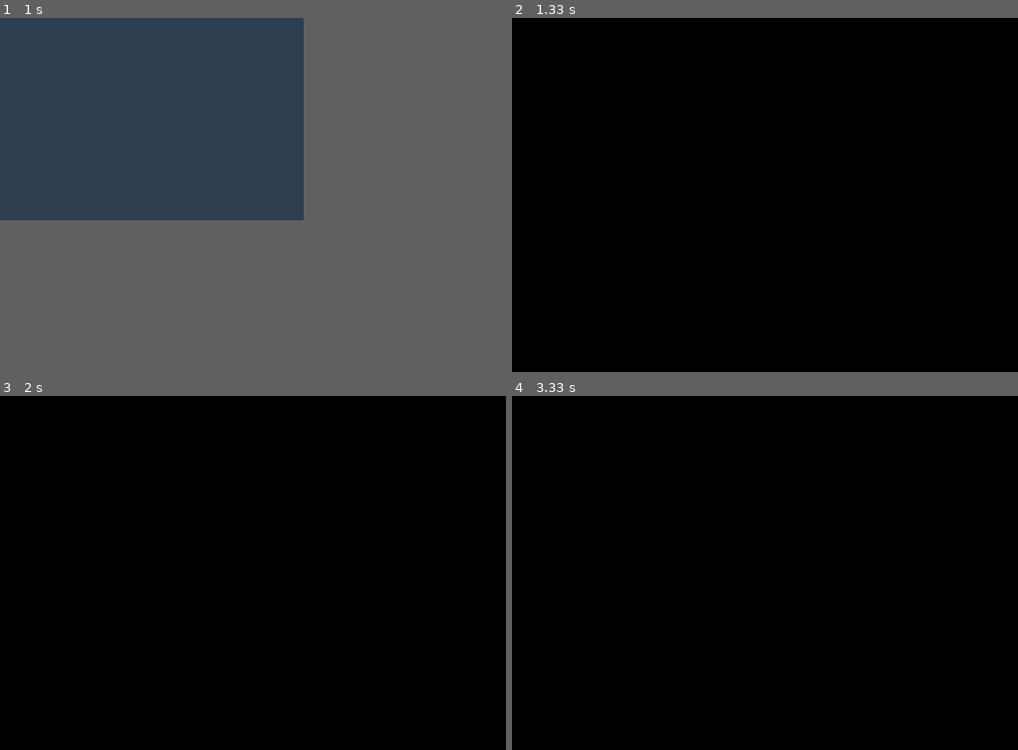
Above: before the commit, frames 1-4 (two rows, left to right).
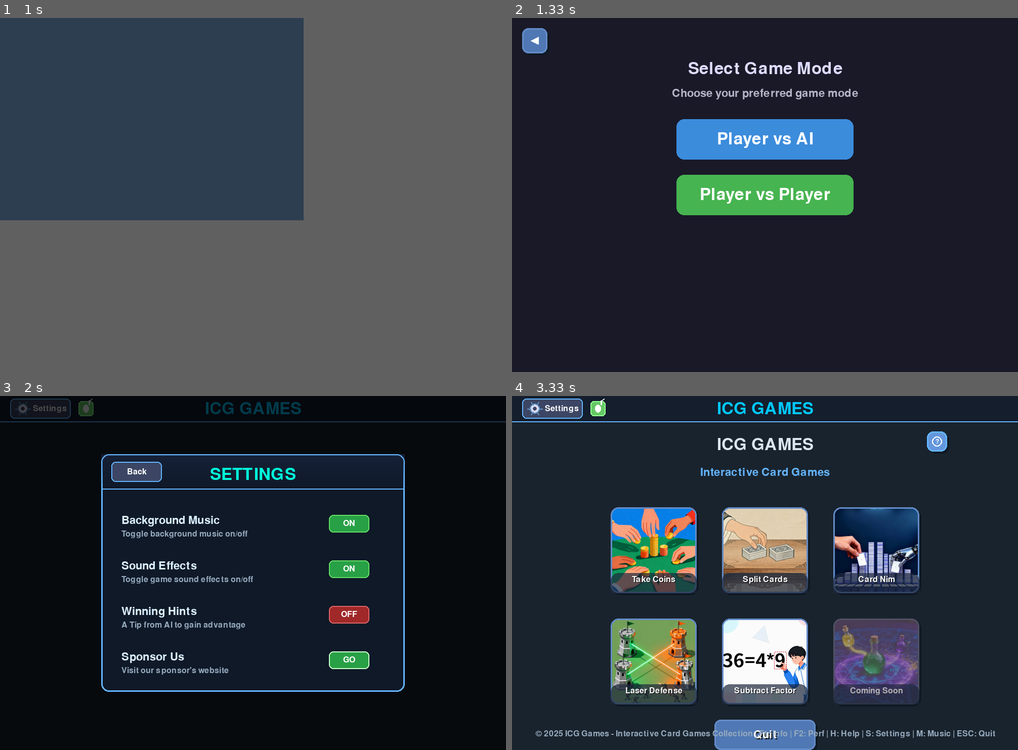
Above: after the commit, the same moments.

Repository: JieteXue/ICG-Games
Game: pygame game, started from src/main.py
The game is run twice, just before and just after one commit, with the same random seed, the same clock (stepped at 60 frames per second) and the same inputs.
Inputs (mouse positions are in pixels of both pictures, inside the frame that each line leads up to):
- Up to frame 1 (1 s): tap Space at 0.33 s; tap Enter at 0.67 s
- Up to frame 2 (1.33 s): click (694, 163) at 1.05 s
- Up to frame 3 (2 s): press the mouse at (20, 417) at 1.37 s; move the mouse to (50, 452) at 1.47 s; release the mouse at (80, 488) at 1.6 s; tap S at 1.67 s
- Up to frame 4 (3.33 s): tap S at 2 s; hold M 2.33-2.8 s; tap Enter at 2.88 s; click (937, 442) at 3.27 s

Frame 1 is identical in both runs. In frame 2, 100% of the frame differs, in the area x 0-100%, y 0-100%; in frame 3, 42%; in frame 4, 100%.

Commit message:
Mainmenuchange

Diff:
--- a/configs/preferences.json
+++ b/configs/preferences.json
@@ -7,7 +7,7 @@
   "language": "en",
   "autosave": true,
   "winning_hints": false,
-  "music_enabled": false,
+  "music_enabled": true,
   "selected_music": 1,
   "unlocked_music": [
     0,
--- a/src/ui/components/settings_panel.py
+++ b/src/ui/components/settings_panel.py
@@ -10,9 +10,10 @@
 class SettingsPanel:
     """Settings panel overlay for game configuration"""
 
-    def __init__(self, screen, font_manager):
+    def __init__(self, screen, font_manager, music_manager=None):  # 添加music_manager参数
         self.screen = screen
         self.font_manager = font_manager
+        self.music_manager = music_manager  # 保存music_manager引用
         self.visible = False
 
         self.config_manager = config_manager
@@ -112,11 +113,16 @@
     def toggle_visibility(self):
         """Toggle the visibility of the settings panel"""
         self.visible = not self.visible
+        if self.visible:
+            # 当显示面板时刷新设置状态
+            self.refresh_settings_from_config()
         return "settings" if self.visible else "back_from_settings"
 
     def show(self):
         """Show the settings panel"""
         self.visible = True
+        # 当显示面板时刷新设置状态
+        self.refresh_settings_from_config()
 
     def hide(self):
         """Hide the settings panel"""
@@ -144,27 +150,37 @@
                     button.toggle()
 
                     # Update the setting value
-                    if i == 0:
+                    if i == 0:  # 背景音乐按钮
                         self.settings['background_music'] = button.is_on
-                        # 关键修改：立即保存到配置文件
+
+                        # 关键修改：立即调用music_manager开关音乐
+                        if self.music_manager:
+                            # 调用toggle_music方法切换音乐状态
+                            new_state = self.music_manager.toggle_music()
+                            # 确保按钮状态与music_manager同步
+                            button.set_state(new_state)
+                            print(f"Background music toggled via music_manager: {new_state}")
+
+                        # 同时保存到配置文件
                         try:
                             prefs = self.config_manager.get_user_preferences()
                             prefs.music_enabled = button.is_on
                             self.config_manager.update_user_preferences(prefs)
-                            print(f"Background music saved to config: {button.is_on}")  # 调试信息
+                            print(f"Background music saved to config: {button.is_on}")
                         except Exception as e:
                             print(f"Error saving background music to config: {e}")
+
                     elif i == 1:
                         self.settings['sound_effects'] = button.is_on
-                    elif i == 2:
+
+                    elif i == 2:  # Winning hints按钮
                         self.settings['winning_hints'] = button.is_on
-
-                        # 关键修改：立即保存到配置文件
+                        # 立即保存到配置文件
                         try:
                             prefs = self.config_manager.get_user_preferences()
                             prefs.winning_hints = button.is_on
                             self.config_manager.update_user_preferences(prefs)
-                            print(f"Winning hints saved to config: {button.is_on}")  # 调试信息
+                            print(f"Winning hints saved to config: {button.is_on}")
                         except Exception as e:
                             print(f"Error saving winning hints to config: {e}")
 
@@ -341,11 +357,10 @@
     def save_settings_to_config(self):
         """保存设置到配置管理器"""
         try:
-            from utils.config_manager import config_manager
-            prefs = config_manager.get_user_preferences()
+            prefs = self.config_manager.get_user_preferences()
             prefs.music_enabled = self.settings.get('background_music', True)
             prefs.winning_hints = self.settings.get('winning_hints', False)
-            config_manager.update_user_preferences(prefs)
+            self.config_manager.update_user_preferences(prefs)
         except Exception as e:
             print(f"Error saving settings to config: {e}")
 
@@ -358,6 +373,14 @@
         self.settings.update(settings)
 
         # 关键修改：当从外部设置时，也更新配置文件
+        if 'background_music' in settings:
+            # 同时更新music_manager状态
+            if self.music_manager:
+                current_state = self.music_manager.is_music_enabled()
+                if current_state != settings['background_music']:
+                    # 状态不一致，调用toggle_music切换
+                    self.music_manager.toggle_music()
+
         if 'winning_hints' in settings:
             try:
                 prefs = self.config_manager.get_user_preferences()
@@ -372,8 +395,15 @@
                 self.setting_buttons[i].set_state(value)
 
     def refresh_settings_from_config(self):
-        """从配置文件刷新设置"""
+        """从配置文件刷新设置，并同步music_manager状态"""
         self.settings = self._load_settings_from_config()
+
+        # 确保按钮状态与实际音乐状态一致
+        if self.music_manager:
+            actual_music_state = self.music_manager.is_music_enabled()
+            self.settings['background_music'] = actual_music_state
+            print(f"Refreshed settings: music state from music_manager = {actual_music_state}")
+
         self.set_settings(self.settings)
 
 
--- /dev/null
+++ b/src/ui/components/topbar.py
@@ -0,0 +1,217 @@
+"""
+TopBar Component for Main Menu
+顶部工具栏，包含设置按钮等
+"""
+
+import pygame
+from utils.constants import *
+
+class TopBar:
+    """顶部工具栏，显示在主菜单左上角"""
+
+    def __init__(self, screen, font_manager, music_manager=None):
+        self.screen = screen
+        self.font_manager = font_manager
+        self.music_manager = music_manager
+
+        # 顶部工具栏尺寸
+        self.height = 50
+        self.width = SCREEN_WIDTH
+
+        # 设置按钮
+        button_width = 120
+        button_height = 40
+        self.settings_button_rect = pygame.Rect(
+            20,  # 左边距
+            5,   # 上边距
+            button_width,
+            button_height
+        )
+
+        # 音乐状态指示器
+        self.music_indicator_rect = pygame.Rect(
+            self.settings_button_rect.right + 15,
+            10,
+            30,
+            30
+        )
+
+        # 设置面板引用（由外部传入）
+        self.settings_panel = None
+
+    def set_settings_panel(self, settings_panel):
+        """设置settings_panel引用"""
+        self.settings_panel = settings_panel
+
+    def handle_event(self, event, mouse_pos):
+        """处理事件"""
+        if event.type == pygame.MOUSEBUTTONDOWN and event.button == 1:
+            # 检查设置按钮
+            if self.settings_button_rect.collidepoint(mouse_pos):
+                if self.settings_panel:
+                    self.settings_panel.show()
+                    return "open_settings"
+                else:
+                    print("⚠️ Settings panel not set for TopBar")
+
+            # 检查音乐状态指示器（点击可快速切换音乐）
+            if self.music_indicator_rect.collidepoint(mouse_pos):
+                if self.music_manager:
+                    new_state = self.music_manager.toggle_music()
+                    print(f"🎵 Music toggled from TopBar: {new_state}")
+                    return "music_toggled"
+
+        return None
+
+    def draw(self):
+        """绘制顶部工具栏"""
+        # 绘制背景
+        topbar_rect = pygame.Rect(0, 0, self.width, self.height)
+        pygame.draw.rect(self.screen, (20, 30, 45), topbar_rect)
+
+        # 绘制底部分隔线
+        pygame.draw.line(self.screen, ACCENT_COLOR,
+                        (0, self.height),
+                        (self.width, self.height), 2)
+
+        # 绘制设置按钮
+        self._draw_settings_button()
+
+        # 绘制音乐状态指示器
+        self._draw_music_indicator()
+
+        # 绘制标题
+        self._draw_title()
+
+    def _draw_settings_button(self):
+        """绘制设置按钮"""
+        mouse_pos = pygame.mouse.get_pos()
+        is_hovered = self.settings_button_rect.collidepoint(mouse_pos)
+
+        # 按钮颜色
+        button_color = BUTTON_HOVER_COLOR if is_hovered else (60, 70, 100)
+
+        # 绘制按钮背景
+        pygame.draw.rect(self.screen, button_color, self.settings_button_rect, border_radius=8)
+        pygame.draw.rect(self.screen, ACCENT_COLOR, self.settings_button_rect, 2, border_radius=8)
+
+        # 绘制齿轮图标
+        gear_center_x = self.settings_button_rect.left + 25
+        gear_center_y = self.settings_button_rect.centery
+        self._draw_gear_icon(gear_center_x, gear_center_y)
+
+        # 绘制"Settings"文字
+        settings_text = self.font_manager.small.render("Settings", True, (255, 255, 255))
+        text_x = self.settings_button_rect.left + 45
+        text_y = self.settings_button_rect.centery - settings_text.get_height() // 2
+        self.screen.blit(settings_text, (text_x, text_y))
+
+        # 悬停提示
+        if is_hovered:
+            tooltip = self.font_manager.small.render("Game settings", True, (200, 220, 255))
+            tooltip_rect = tooltip.get_rect(midleft=(self.settings_button_rect.right + 10,
+                                                    self.settings_button_rect.centery))
+            pygame.draw.rect(self.screen, (40, 50, 70),
+                           (tooltip_rect.x - 5, tooltip_rect.y - 3,
+                            tooltip_rect.width + 10, tooltip_rect.height + 6),
+                           border_radius=4)
+            pygame.draw.rect(self.screen, (100, 150, 200),
+                           (tooltip_rect.x - 5, tooltip_rect.y - 3,
+                            tooltip_rect.width + 10, tooltip_rect.height + 6),
+                           1, border_radius=4)
+            self.screen.blit(tooltip, tooltip_rect)
+
+    def _draw_gear_icon(self, center_x, center_y):
+        """绘制齿轮图标"""
+        # 绘制齿轮外圈
+        radius = 10
+        pygame.draw.circle(self.screen, (220, 220, 240), (center_x, center_y), radius)
+        pygame.draw.circle(self.screen, (100, 150, 200), (center_x, center_y), radius, 2)
+
+        # 绘制齿轮齿
+        for i in range(6):
+            angle = i * 60  # 60度间隔
+            x1 = center_x + (radius-2) * pygame.math.Vector2(1, 0).rotate(angle).x
+            y1 = center_y + (radius-2) * pygame.math.Vector2(1, 0).rotate(angle).y
+            x2 = center_x + (radius+5) * pygame.math.Vector2(1, 0).rotate(angle).x
+            y2 = center_y + (radius+5) * pygame.math.Vector2(1, 0).rotate(angle).y
+            pygame.draw.line(self.screen, (100, 150, 200), (x1, y1), (x2, y2), 2)
+
+        # 绘制中心孔
+        pygame.draw.circle(self.screen, (60, 70, 100), (center_x, center_y), 4)
+
+    def _draw_music_indicator(self):
+        """绘制音乐状态指示器"""
+        mouse_pos = pygame.mouse.get_pos()
+        is_hovered = self.music_indicator_rect.collidepoint(mouse_pos)
+
+        # 根据音乐状态选择颜色
+        if self.music_manager and self.music_manager.is_music_enabled():
+            indicator_color = (100, 200, 100)  # 绿色表示音乐开启
+            border_color = (150, 255, 150)
+        else:
+            indicator_color = (200, 100, 100)  # 红色表示音乐关闭
+            border_color = (255, 150, 150)
+
+        # 绘制指示器
+        pygame.draw.rect(self.screen, indicator_color, self.music_indicator_rect, border_radius=6)
+        pygame.draw.rect(self.screen, border_color, self.music_indicator_rect, 2, border_radius=6)
+
+        # 绘制音符图标
+        if self.music_manager and self.music_manager.is_music_enabled():
+            self._draw_music_note(self.music_indicator_rect.centerx,
+                                 self.music_indicator_rect.centery)
+        else:
+            self._draw_music_off(self.music_indicator_rect.centerx,
+                                self.music_indicator_rect.centery)
+
+        # 悬停提示
+        if is_hovered:
+            status = "ON" if (self.music_manager and self.music_manager.is_music_enabled()) else "OFF"
+            tooltip = self.font_manager.small.render(f"Click to toggle music ({status})",
+                                                    True, (200, 220, 255))
+            tooltip_rect = tooltip.get_rect(midleft=(self.music_indicator_rect.right + 10,
+                                                    self.music_indicator_rect.centery))
+            pygame.draw.rect(self.screen, (40, 50, 70),
+                           (tooltip_rect.x - 5, tooltip_rect.y - 3,
+                            tooltip_rect.width + 10, tooltip_rect.height + 6),
+                           border_radius=4)
+            pygame.draw.rect(self.screen, (100, 150, 200),
+                           (tooltip_rect.x - 5, tooltip_rect.y - 3,
+                            tooltip_rect.width + 10, tooltip_rect.height + 6),
+                           1, border_radius=4)
+            self.screen.blit(tooltip, tooltip_rect)
+
+    def _draw_music_note(self, center_x, center_y):
+        """绘制音符图标（音乐开启状态）"""
+        # 绘制音符主体
+        note_rect = pygame.Rect(center_x - 6, center_y - 8, 12, 16)
+        pygame.draw.ellipse(self.screen, (255, 255, 255), note_rect)
+
+        # 绘制音符杆
+        pygame.draw.line(self.screen, (255, 255, 255),
+                        (center_x + 6, center_y - 8),
+                        (center_x + 6, center_y - 16), 3)
+
+        # 绘制音符旗
+        pygame.draw.line(self.screen, (255, 255, 255),
+                        (center_x + 6, center_y - 16),
+                        (center_x + 12, center_y - 20), 2)
+
+    def _draw_music_off(self, center_x, center_y):
+        """绘制静音图标（音乐关闭状态）"""
+        # 绘制音符主体（灰色）
+        note_rect = pygame.Rect(center_x - 6, center_y - 8, 12, 16)
+        pygame.draw.ellipse(self.screen, (150, 150, 150), note_rect)
+
+        # 绘制禁止符号
+        pygame.draw.line(self.screen, (255, 100, 100),
+                        (center_x - 8, center_y - 8),
+                        (center_x + 8, center_y + 8), 3)
+
+    def _draw_title(self):
+        """绘制标题"""
+        title_text = self.font_manager.large.render("ICG GAMES", True, (0, 200, 255))
+        title_x = SCREEN_WIDTH // 2 - title_text.get_width() // 2
+        title_y = self.height // 2 - title_text.get_height() // 2
+        self.screen.blit(title_text, (title_x, title_y))
--- a/src/ui/menus.py
+++ b/src/ui/menus.py
@@ -16,6 +16,9 @@
 from utils.performance_monitor import performance_monitor, PerformanceProfiler
 from utils.optimization_tools import optimize_game_performance, memory_optimizer
 from ui.components.help_dialog import HelpDialog
+from ui.components.topbar import TopBar
+from ui.components.settings_panel import SettingsPanel
+from ui.components.music_panel import MusicPanel
 
 def get_icon_path(icon_filename):
     """Get icon file path using resource cache"""
@@ -87,6 +90,33 @@
         self.running = True
         self.error_message = None
         self.error_timer = 0
+
+        # 新增：初始化音乐管理器
+        try:
+            from utils.music_manager import music_manager
+            self.music_manager = music_manager
+            print("✅ Music manager loaded in MainMenu")
+        except ImportError as e:
+            print(f"❌ Could not import music_manager: {e}")
+            self.music_manager = None
+
+        # 新增：初始化TopBar
+        self.topbar = TopBar(self.screen, self.font_manager, self.music_manager)
+
+        # 新增：初始化设置面板
+        self.settings_panel = SettingsPanel(self.screen, self.font_manager, self.music_manager)
+
+        # 新增：初始化音乐面板
+        self.music_panel = MusicPanel(self.screen, self.font_manager, self.music_manager)
+
+        # 设置TopBar的settings_panel引用
+        self.topbar.set_settings_panel(self.settings_panel)
+
+        # 初始化音乐（如果启用）
+        if self.music_manager and self.music_manager.is_music_enabled():
+            if self.music_manager.get_current_music_index() >= 0:
+                self.music_manager.play_music(self.music_manager.get_current_music_index())
+                print(f"🎵 Music started from MainMenu")
 
     def _get_game_registry(self):
         """Lazy load game registry to avoid circular imports"""
@@ -113,7 +143,7 @@
         grid_width = 3 * button_size + 2 * button_spacing
         grid_height = 2 * button_size + button_spacing
         grid_start_x = (SCREEN_WIDTH - grid_width) // 2
-        grid_start_y = 170
+        grid_start_y = 220  # 调整位置，为TopBar留出空间
 
         # Define button configurations
         button_configs = [
@@ -155,7 +185,7 @@
         # 创建信息按钮 - 使用图标
         info_button_size = 40
         self.info_button = GameButton(
-            SCREEN_WIDTH - 20 - info_button_size, 20,
+            SCREEN_WIDTH - 20 - info_button_size, 70,  # 调整位置，避免与TopBar重叠
             info_button_size, info_button_size,
             "", self.font_manager,
             icon='info',  # 使用图标名称
@@ -164,7 +194,7 @@
 
         # 创建性能按钮 - 使用图标
         self.performance_button = GameButton(
-            SCREEN_WIDTH - 80 - info_button_size, 20,
+            SCREEN_WIDTH - 80 - info_button_size, 70,  # 调整位置，避免与TopBar重叠
             info_button_size, info_button_size,
             "", self.font_manager,
             icon='performance',  # 使用图标名称
@@ -173,7 +203,7 @@
 
         # 创建帮助按钮 - 使用图标
         self.help_button = GameButton(
-            SCREEN_WIDTH - 90 - info_button_size, 40,
+            SCREEN_WIDTH - 140 - info_button_size, 70,  # 调整位置，避免与TopBar重叠
             info_button_size, info_button_size,
             "", self.font_manager,
             icon='help',  # 使用图标名称
@@ -211,7 +241,7 @@
                     button.enabled = False
                     button.tooltip = "Game not available (check console for errors)"
         except Exception as e:
-            log_warning(f"Could not update button states: {e}")
+            print(f"Warning: Could not update button states: {e}")
 
     def show_error(self, message: str, duration: int = 300):
         """Show an error message on screen"""
@@ -243,7 +273,7 @@
                 optimize_game_performance()
 
         except Exception as e:
-            log_warning(f"Error updating performance stats: {e}")
+            print(f"Warning: Error updating performance stats: {e}")
 
     @handle_game_errors
     def draw_background(self):
@@ -271,11 +301,11 @@
                 title_shadow = self.font_manager.large.render("ICG GAMES", True, SHADOW_COLOR)
                 subtitle_shadow = self.font_manager.medium.render("Interactive Card Games", True, SHADOW_COLOR)
 
-                self.screen.blit(title_shadow, (SCREEN_WIDTH//2 - title.get_width()//2 + 3, 53))
-                self.screen.blit(subtitle_shadow, (SCREEN_WIDTH//2 - subtitle.get_width()//2 + 2, 113))
-
-            self.screen.blit(title, (SCREEN_WIDTH//2 - title.get_width()//2, 50))
-            self.screen.blit(subtitle, (SCREEN_WIDTH//2 - subtitle.get_width()//2, 110))
+                self.screen.blit(title_shadow, (SCREEN_WIDTH//2 - title.get_width()//2 + 3, 83))
+                self.screen.blit(subtitle_shadow, (SCREEN_WIDTH//2 - subtitle.get_width()//2 + 2, 143))
+
+            self.screen.blit(title, (SCREEN_WIDTH//2 - title.get_width()//2, 80))
+            self.screen.blit(subtitle, (SCREEN_WIDTH//2 - subtitle.get_width()//2, 140))
 
     @handle_game_errors
     def handle_events(self):
@@ -298,7 +328,40 @@
 
             # 处理所有事件
             for event in pygame.event.get():
-                # 如果帮助对话框可见，优先让它处理键盘事件
+                # 新增：先处理TopBar事件
+                topbar_result = self.topbar.handle_event(event, mouse_pos)
+                if topbar_result == "open_settings":
+                    print("📱 Settings opened from TopBar")
+                elif topbar_result == "music_toggled":
+                    # 音乐状态已切换，刷新设置面板显示
+                    if self.settings_panel.visible:
+                        self.settings_panel.refresh_settings_from_config()
+
+                # 新增：如果设置面板可见，优先处理设置面板事件
+                if self.settings_panel.visible:
+                    settings_result = self.settings_panel.handle_event(event, mouse_pos)
+                    if settings_result == "back_from_settings":
+                        self.settings_panel.hide()
+                        print("🔙 Settings panel closed")
+                    elif settings_result and settings_result.startswith("setting_changed"):
+                        print(f"⚙️ {settings_result}")
+                    # 设置面板处理了事件，跳过其他事件处理
+                    if settings_result is not None:
+                        continue
+
+                # 新增：如果音乐面板可见，优先处理音乐面板事件
+                if self.music_panel.visible:
+                    music_result = self.music_panel.handle_event(event, mouse_pos)
+                    if music_result == "music_panel_closed":
+                        self.music_panel.hide()
+                        print("🔙 Music panel closed")
+                    elif music_result and music_result.startswith("music_selected"):
+                        print(f"🎵 {music_result}")
+                    # 音乐面板处理了事件，跳过其他事件处理
+                    if music_result is not None:
+                        continue
+
+                # 原有的帮助对话框处理
                 if self.help_dialog.visible:
                     # 特别是方向键和选择键，要确保帮助对话框能接收到
                     if event.type == pygame.KEYDOWN:
@@ -338,6 +401,10 @@
                         self.showing_info = not self.showing_info
                     elif event.key == pygame.K_p:  # P键也打开性能
                         self.show_perf_overlay = not self.show_perf_overlay
+                    elif event.key == pygame.K_s:  # 新增：S键打开设置面板
+                        self.settings_panel.show()
+                    elif event.key == pygame.K_m:  # 新增：M键打开音乐面板
+                        self.music_panel.toggle_visibility()
 
                 elif event.type == pygame.MOUSEBUTTONDOWN:
                     # 检查帮助按钮
@@ -533,7 +600,7 @@
 
             if not available_games:
                 # Show loading or error state
-                info_panel = InfoPanel(SCREEN_WIDTH - 300 - 20, 80, 300, 120,
+                info_panel = InfoPanel(SCREEN_WIDTH - 300 - 20, 120, 300, 120,
                                      self.font_manager, "Information")
                 info_panel.add_content("Loading game information...", ACCENT_COLOR, 'small')
                 info_panel.draw(self.screen)
@@ -543,7 +610,7 @@
             panel_width = min(600, SCREEN_WIDTH - 40)
             panel_height = min(400, SCREEN_HEIGHT - 100)
             panel_x = SCREEN_WIDTH - panel_width - 20
-            panel_y = 80
+            panel_y = 120  # 调整位置，避免与TopBar重叠
 
             info_panel = InfoPanel(panel_x, panel_y, panel_width, panel_height,
                                   self.font_manager, "Available Games")
@@ -556,9 +623,9 @@
 
             info_panel.draw(self.screen)
         except Exception as e:
-            log_ui_error(f"Error drawing info panel: {e}")
+            print(f"Error drawing info panel: {e}")
             # Fallback: show simple error panel
-            error_panel = InfoPanel(SCREEN_WIDTH - 300 - 20, 80, 300, 100,
+            error_panel = InfoPanel(SCREEN_WIDTH - 300 - 20, 120, 300, 100,
                                   self.font_manager, "Information")
             error_panel.add_content("Could not load game information", (255, 100, 100), 'small')
             error_panel.draw(self.screen)
@@ -576,7 +643,7 @@
             # Simple FPS counter
             fps_text = self.font_manager.small.render(f"FPS: {self.clock.get_fps():.1f}",
                                                     True, (255, 255, 255))
-            self.screen.blit(fps_text, (SCREEN_WIDTH - 100, 10))
+            self.screen.blit(fps_text, (SCREEN_WIDTH - 100, 60))  # 调整位置，避免与TopBar重叠
 
     @handle_game_errors
     def draw_error_message(self):
@@ -621,6 +688,24 @@
         # Start draw profiling
         with PerformanceProfiler("menu_draw_main", performance_monitor):
             self.draw_background()
+
+            # 新增：绘制TopBar
+            self.topbar.draw()
+
+            # 新增：绘制设置面板（如果可见）
+            if self.settings_panel.visible:
+                self.settings_panel.draw()
+                # 设置面板绘制后，不需要绘制其他UI元素
+                pygame.display.flip()
+                return
+
+            # 新增：绘制音乐面板（如果可见）
+            if self.music_panel.visible:
+                self.music_panel.draw()
+                # 音乐面板绘制后，不需要绘制其他UI元素
+                pygame.display.flip()
+                return
+
             self.draw_title()
 
             # Draw buttons
@@ -655,7 +740,7 @@
             fps_info = f" | FPS: {self.clock.get_fps():.1f}" if self.show_perf_overlay else ""
 
             footer_text = self.font_manager.small.render(
-                f"© 2025 ICG Games - Interactive Card Games Collection | F1: Info | F2: Perf | H: Help{fps_info} | ESC: Quit",
+                f"© 2025 ICG Games - Interactive Card Games Collection | F1: Info | F2: Perf | H: Help | S: Settings | M: Music{fps_info} | ESC: Quit",
                 True, (150, 170, 190))
             self.screen.blit(footer_text,
                             (SCREEN_WIDTH//2 - footer_text.get_width()//2,
@@ -679,6 +764,8 @@
         print("   H/F4: Toggle help dialog")
         print("   I: Toggle info panel")
         print("   P: Toggle performance overlay")
+        print("   S: Open settings panel")
+        print("   M: Open music panel")
         print("   ESC: Exit")
 
         while self.running:
